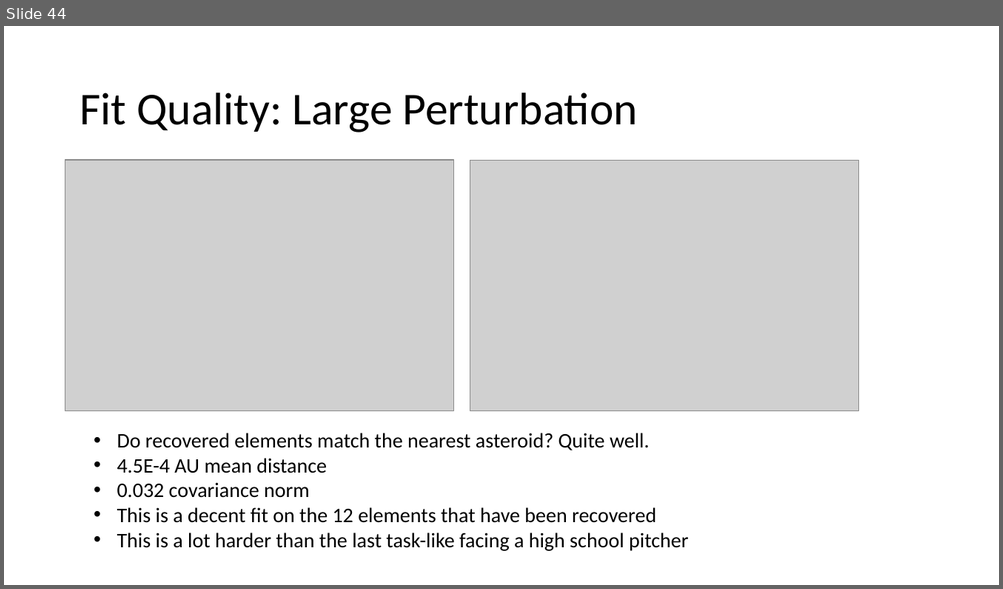
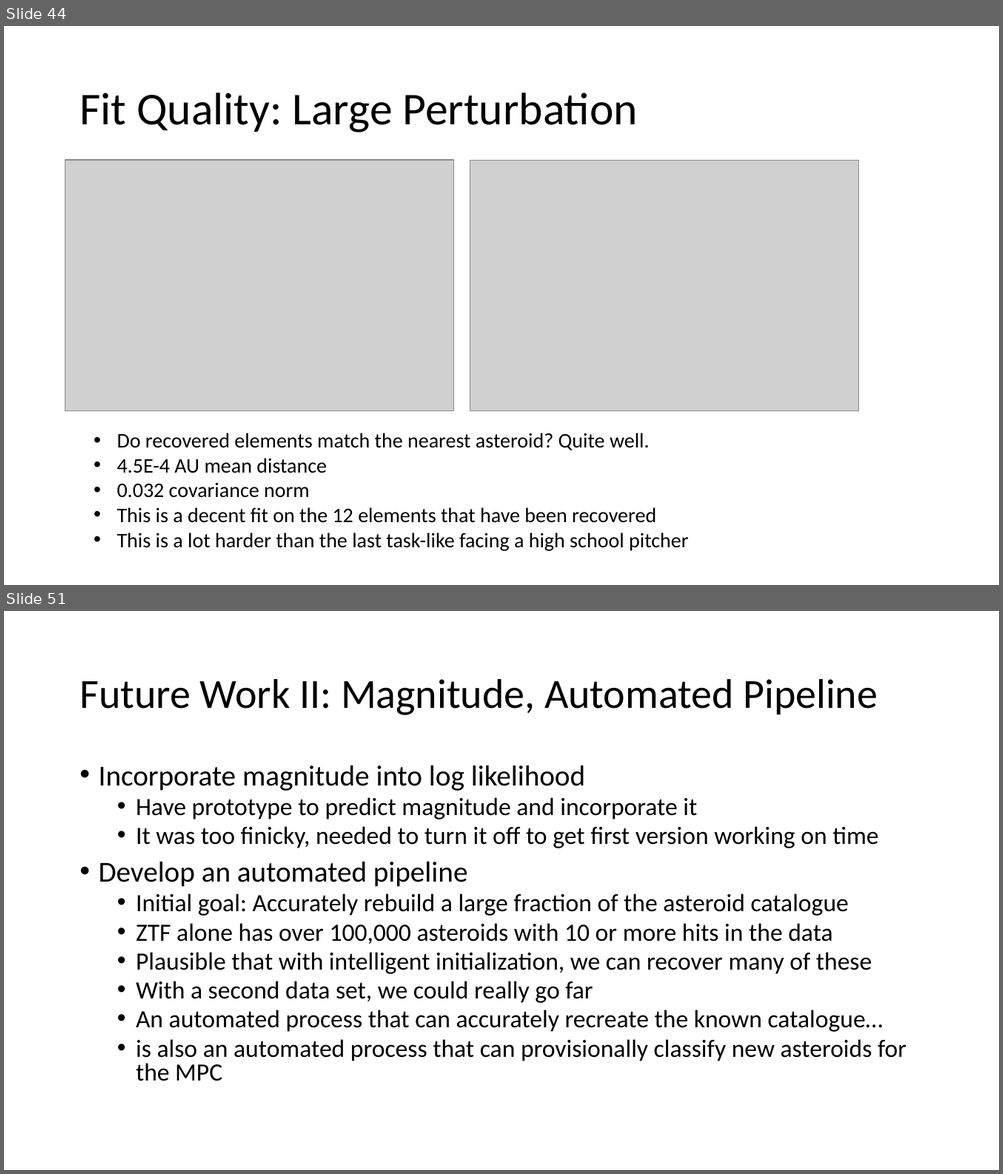
Before and after one commit to memanuel/kepler-sieve, a slide deck: thesis/kepler-sieve-slides.pptx. Shown one above the other, each under a label of ours: slide 44 before the commit, slides 44 and 51 after it; the slides between them are not shown. The pictures are 1003x589 and 1003x1174 pixels, drawn with LibreOffice and Linux fonts; fonts in the diff are those of the drawing; grey boxes stand for pictures. Boxes give left, top, right and bottom in pixels: in the first picture for what was removed or moved away, otherwise in the second. Text is boxed around its words. In the diff, an @@ line names an element or a change of style, - is before the commit and + after.

```diff
--- a/thesis/kepler-sieve-slides.pptx
+++ b/thesis/kepler-sieve-slides.pptx
@@ slide 51 added at [4,611,999,1170], background #FFFFFF @@
@@ title added at [79,679,877,715], 40 pt, text #000000 @@
+Future Work II: Magnitude, Automated Pipeline
@@ text added at [99,765,906,1082], 24 pt, text #000000 @@
+• Incorporate magnitude into log likelihood
+  • Have prototype to predict magnitude and incorporate it
+  • It was too finicky, needed to turn it off to get first version working on time
+• Develop an automated pipeline
+  • Initial goal: Accurately rebuild a large fraction of the asteroid catalogue
+  • ZTF alone has over 100,000 asteroids with 10 or more hits in the data
+  • Plausible that with intelligent initialization, we can recover many of these
+  • With a second data set, we could really go far
+  • An automated process that can accurately recreate the known catalogue…
+  • is also an automated process that can provisionally classify new asteroids for the MPC
```
Also in this commit, not shown: 7 other slides added, 1 slide removed, 2 other files.
